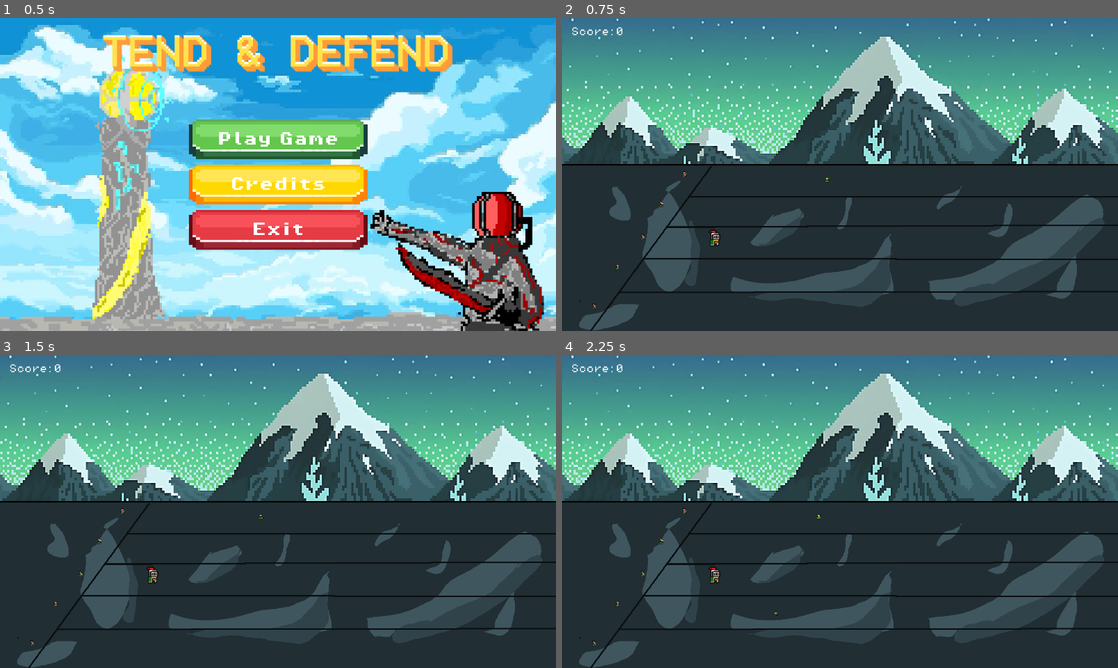
Above: before the commit, frames 1-4 (two rows, left to right).
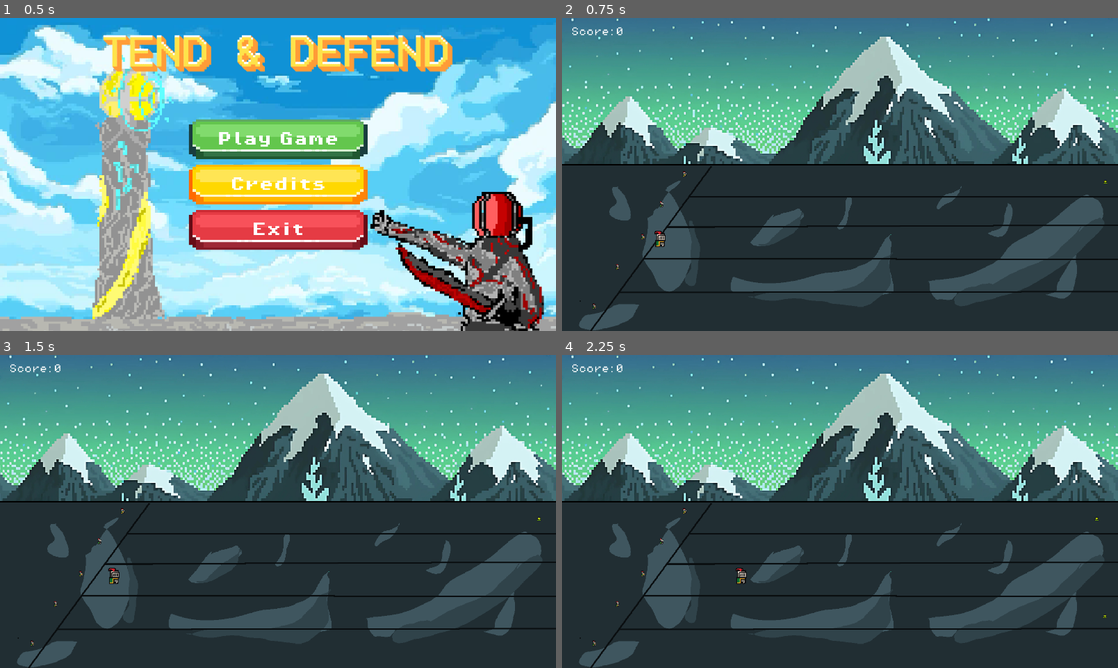
Above: after the commit, the same moments.

Repository: varun22/ECS179-FinalProject
Game: Godot game, scene res://scenes/menu.tscn
Two runs of this game, one before a commit and one after it. Both use one fixed random seed, a clock stepped at 60 frames per second and the inputs below.
Inputs:
- Up to frame 1 (0.5 s): no input
- Up to frame 2 (0.75 s): click "Play Game" at 0.5 s
- Up to frame 3 (1.5 s): tap Enter (ui_accept) at 1.25 s; hold Right (ui_right) from 1.28 s (still down); tap Space (attack, bound only after the commit) at 1.35 s
- Up to frame 4 (2.25 s): keep holding Right (ui_right); tap Enter (ui_accept) at 1.52 s; tap Space (attack, bound only after the commit) at 2.1 s

Frame 1 is identical in both runs. In frame 2, 0.2% of the frame differs, in the area x 16-99%, y 51-74%; in frame 3, 0.2%; in frame 4, 0.2%, in the area x 26-98%, y 51-84%.

Commit message:
added player movement and attack

Diff:
--- a/tend&defend/project.godot
+++ b/tend&defend/project.godot
@@ -23,6 +23,40 @@
 window/stretch/mode="viewport"
 window/stretch/aspect="expand"
 
+[input]
+
+move_right={
+"deadzone": 0.5,
+"events": [Object(InputEventKey,"resource_local_to_scene":false,"resource_name":"","device":-1,"window_id":0,"alt_pressed":false,"shift_pressed":false,"ctrl_pressed":false,"meta_pressed":false,"pressed":false,"keycode":0,"physical_keycode":4194321,"key_label":0,"unicode":0,"location":0,"echo":false,"script":null)
+, Object(InputEventKey,"resource_local_to_scene":false,"resource_name":"","device":-1,"window_id":0,"alt_pressed":false,"shift_pressed":false,"ctrl_pressed":false,"meta_pressed":false,"pressed":false,"keycode":0,"physical_keycode":68,"key_label":0,"unicode":100,"location":0,"echo":false,"script":null)
+]
+}
+move_left={
+"deadzone": 0.5,
+"events": [Object(InputEventKey,"resource_local_to_scene":false,"resource_name":"","device":-1,"window_id":0,"alt_pressed":false,"shift_pressed":false,"ctrl_pressed":false,"meta_pressed":false,"pressed":false,"keycode":0,"physical_keycode":4194319,"key_label":0,"unicode":0,"location":0,"echo":false,"script":null)
+, Object(InputEventKey,"resource_local_to_scene":false,"resource_name":"","device":-1,"window_id":0,"alt_pressed":false,"shift_pressed":false,"ctrl_pressed":false,"meta_pressed":false,"pressed":false,"keycode":0,"physical_keycode":65,"key_label":0,"unicode":97,"location":0,"echo":false,"script":null)
+]
+}
+move_down={
+"deadzone": 0.5,
+"events": [Object(InputEventKey,"resource_local_to_scene":false,"resource_name":"","device":-1,"window_id":0,"alt_pressed":false,"shift_pressed":false,"ctrl_pressed":false,"meta_pressed":false,"pressed":false,"keycode":0,"physical_keycode":4194322,"key_label":0,"unicode":0,"location":0,"echo":false,"script":null)
+, Object(InputEventKey,"resource_local_to_scene":false,"resource_name":"","device":-1,"window_id":0,"alt_pressed":false,"shift_pressed":false,"ctrl_pressed":false,"meta_pressed":false,"pressed":false,"keycode":0,"physical_keycode":83,"key_label":0,"unicode":115,"location":0,"echo":false,"script":null)
+]
+}
+move_up={
+"deadzone": 0.5,
+"events": [Object(InputEventKey,"resource_local_to_scene":false,"resource_name":"","device":-1,"window_id":0,"alt_pressed":false,"shift_pressed":false,"ctrl_pressed":false,"meta_pressed":false,"pressed":false,"keycode":0,"physical_keycode":87,"key_label":0,"unicode":119,"location":0,"echo":false,"script":null)
+, Object(InputEventKey,"resource_local_to_scene":false,"resource_name":"","device":-1,"window_id":0,"alt_pressed":false,"shift_pressed":false,"ctrl_pressed":false,"meta_pressed":false,"pressed":false,"keycode":0,"physical_keycode":4194320,"key_label":0,"unicode":0,"location":0,"echo":false,"script":null)
+]
+}
+attack={
+"deadzone": 0.5,
+"events": [Object(InputEventKey,"resource_local_to_scene":false,"resource_name":"","device":-1,"window_id":0,"alt_pressed":false,"shift_pressed":false,"ctrl_pressed":false,"meta_pressed":false,"pressed":false,"keycode":0,"physical_keycode":32,"key_label":0,"unicode":32,"location":0,"echo":false,"script":null)
+, Object(InputEventKey,"resource_local_to_scene":false,"resource_name":"","device":-1,"window_id":0,"alt_pressed":false,"shift_pressed":false,"ctrl_pressed":false,"meta_pressed":false,"pressed":false,"keycode":0,"physical_keycode":4194309,"key_label":0,"unicode":0,"location":0,"echo":false,"script":null)
+, Object(InputEventMouseButton,"resource_local_to_scene":false,"resource_name":"","device":-1,"window_id":0,"alt_pressed":false,"shift_pressed":false,"ctrl_pressed":false,"meta_pressed":false,"button_mask":1,"position":Vector2(203, 4),"global_position":Vector2(212, 50),"factor":1.0,"button_index":1,"canceled":false,"pressed":true,"double_click":false,"script":null)
+]
+}
+
 [rendering]
 
 textures/canvas_textures/default_texture_filter=0
--- a/tend&defend/scenes/enemy.tscn
+++ b/tend&defend/scenes/enemy.tscn
@@ -1,7 +1,9 @@
-[gd_scene load_steps=9 format=3 uid="uid://uee07313050q"]
+[gd_scene load_steps=13 format=3 uid="uid://uee07313050q"]
 
 [ext_resource type="Script" path="res://scripts/enemy.gd" id="1_dytbo"]
 [ext_resource type="Texture2D" uid="uid://d3lp1v1ldjimh" path="res://assets/placeholder assets/slime_green.png" id="1_qqrkb"]
+[ext_resource type="Script" path="res://scripts/hurt_box.gd" id="3_uvxfs"]
+[ext_resource type="Script" path="res://scripts/hit_box.gd" id="4_30wvc"]
 
 [sub_resource type="AtlasTexture" id="AtlasTexture_cm2w8"]
 atlas = ExtResource("1_qqrkb")
@@ -42,7 +44,15 @@
 [sub_resource type="RectangleShape2D" id="RectangleShape2D_oo0ld"]
 size = Vector2(14, 12)
 
+[sub_resource type="RectangleShape2D" id="RectangleShape2D_2xfe4"]
+size = Vector2(14, 12)
+
+[sub_resource type="RectangleShape2D" id="RectangleShape2D_6u77t"]
+size = Vector2(14, 15)
+
 [node name="Enemy" type="CharacterBody2D"]
+collision_layer = 2
+collision_mask = 3
 script = ExtResource("1_dytbo")
 
 [node name="AnimatedSprite2D" type="AnimatedSprite2D" parent="."]
@@ -51,3 +61,19 @@
 [node name="CollisionShape2D" type="CollisionShape2D" parent="."]
 position = Vector2(0, 6)
 shape = SubResource("RectangleShape2D_oo0ld")
+
+[node name="HurtBox" type="Area2D" parent="."]
+collision_layer = 0
+collision_mask = 8
+script = ExtResource("3_uvxfs")
+
+[node name="CollisionShape2D" type="CollisionShape2D" parent="HurtBox"]
+position = Vector2(0, 6)
+shape = SubResource("RectangleShape2D_2xfe4")
+
+[node name="HitBox" type="Area2D" parent="."]
+script = ExtResource("4_30wvc")
+
+[node name="CollisionShape2D" type="CollisionShape2D" parent="HitBox"]
+position = Vector2(-14, 4.5)
+shape = SubResource("RectangleShape2D_6u77t")
--- a/tend&defend/scenes/player.tscn
+++ b/tend&defend/scenes/player.tscn
@@ -1,7 +1,9 @@
-[gd_scene load_steps=17 format=3 uid="uid://c1lx1llaevewm"]
+[gd_scene load_steps=21 format=3 uid="uid://c1lx1llaevewm"]
 
 [ext_resource type="Script" path="res://scripts/player.gd" id="1_bti5u"]
 [ext_resource type="Texture2D" uid="uid://d2yk2p0inqd7c" path="res://assets/placeholder assets/knight.png" id="1_cljg5"]
+[ext_resource type="Script" path="res://scripts/hit_box.gd" id="3_kh3lg"]
+[ext_resource type="Script" path="res://scripts/hurt_box.gd" id="4_t6hl7"]
 
 [sub_resource type="AtlasTexture" id="AtlasTexture_fey8d"]
 atlas = ExtResource("1_cljg5")
@@ -103,6 +105,12 @@
 [sub_resource type="RectangleShape2D" id="RectangleShape2D_imwne"]
 size = Vector2(13, 20)
 
+[sub_resource type="RectangleShape2D" id="RectangleShape2D_wj0x2"]
+size = Vector2(16.5, 14)
+
+[sub_resource type="RectangleShape2D" id="RectangleShape2D_ey3hs"]
+size = Vector2(13, 20)
+
 [node name="Player" type="CharacterBody2D"]
 script = ExtResource("1_bti5u")
 
@@ -114,3 +122,22 @@
 [node name="CollisionShape2D" type="CollisionShape2D" parent="."]
 position = Vector2(-0.5, 3)
 shape = SubResource("RectangleShape2D_imwne")
+
+[node name="HitBox" type="Area2D" parent="."]
+collision_layer = 0
+collision_mask = 8
+script = ExtResource("3_kh3lg")
+
+[node name="CollisionShape2D" type="CollisionShape2D" parent="HitBox"]
+position = Vector2(14.75, 6)
+shape = SubResource("RectangleShape2D_wj0x2")
+disabled = true
+
+[node name="HurtBox" type="Area2D" parent="."]
+collision_layer = 0
+collision_mask = 8
+script = ExtResource("4_t6hl7")
+
+[node name="CollisionShape2D" type="CollisionShape2D" parent="HurtBox"]
+position = Vector2(-0.5, 3)
+shape = SubResource("RectangleShape2D_ey3hs")
--- a/tend&defend/scenes/stage1.tscn
+++ b/tend&defend/scenes/stage1.tscn
@@ -16,8 +16,10 @@
 
 [node name="Player" parent="." instance=ExtResource("1_4ps2d")]
 z_index = 1
-position = Vector2(528, 752)
+position = Vector2(340, 755)
 scale = Vector2(3, 3)
+collision_mask = 3
+motion_mode = 1
 
 [node name="Background" type="Sprite2D" parent="."]
 position = Vector2(960, 504)
@@ -43,19 +45,19 @@
 enemy = ExtResource("5_mcqh0")
 
 [node name="EnemySpawn1" type="Node2D" parent="EnemySpawns"]
-position = Vector2(920, 552)
+position = Vector2(1880, 560)
 
 [node name="EnemySpawn2" type="Node2D" parent="EnemySpawns"]
-position = Vector2(856, 672)
+position = Vector2(1880, 670)
 
 [node name="EnemySpawn3" type="Node2D" parent="EnemySpawns"]
-position = Vector2(792, 776)
+position = Vector2(1880, 770)
 
 [node name="EnemySpawn4" type="Node2D" parent="EnemySpawns"]
-position = Vector2(744, 888)
+position = Vector2(1880, 896)
 
 [node name="EnemySpawn5" type="Node2D" parent="EnemySpawns"]
-position = Vector2(704, 1024)
+position = Vector2(1880, 1020)
 
 [node name="Turrets" type="Node" parent="."]
 
--- /dev/null
+++ b/tend&defend/scripts/commands/attack_command.gd
@@ -0,0 +1,7 @@
+class_name AttackCommand
+extends Command
+
+
+func execute(character: Player) -> Status:
+	character.attacking = true
+	return Status.DONE
--- /dev/null
+++ b/tend&defend/scripts/commands/command.gd
@@ -0,0 +1,10 @@
+class_name Command
+
+enum Status {
+	ACTIVE,
+	DONE,
+	ERROR,
+}
+
+func execute(_character: Player) -> Status:
+	return Status.DONE
--- /dev/null
+++ b/tend&defend/scripts/commands/idle_command.gd
@@ -0,0 +1,6 @@
+class_name IdleCommand
+extends Command
+
+func execute(character: Player) -> Status:
+	character.velocity.x = 0
+	return Status.DONE
--- /dev/null
+++ b/tend&defend/scripts/commands/move_left_command.gd
@@ -0,0 +1,10 @@
+class_name MoveLeftCommand
+extends Command
+
+
+func execute(character: Player) -> Status:
+	var input = -1 * character.SPEED
+	character.velocity.x = input
+	#character.sprite.flip_h = true
+	character.change_facing(Player.Facing.LEFT)
+	return Status.DONE
--- /dev/null
+++ b/tend&defend/scripts/commands/move_right_command.gd
@@ -0,0 +1,10 @@
+class_name MoveRightCommand
+extends Command
+
+
+func execute(character: Player) -> Status:
+	var input = character.SPEED
+	character.velocity.x = input
+	#character.sprite.flip_h = false
+	character.change_facing(Player.Facing.RIGHT)
+	return Status.DONE
--- a/tend&defend/scripts/enemy.gd
+++ b/tend&defend/scripts/enemy.gd
@@ -15,13 +15,21 @@
 
 # Called every frame. 'delta' is the elapsed time since the previous frame.
 func _process(delta: float) -> void:
+	move_and_slide()
+
 	self.global_position.x -= speed * delta
 	#print(speed * delta)
 	if self.global_position.x < 10:
-		print("Enemy has made reach the end")
+		print("Enemy has reached the end")
 		#Delete this later! This is just for testing UI
 		_enemy_died()
 
+		queue_free()
+
+func take_damage(damage:int) -> void:
+	health -= damage
+	if 0 >= health:
+		_enemy_died()
 		queue_free()
 
 func _enemy_died() -> void:
--- /dev/null
+++ b/tend&defend/scripts/hit_box.gd
@@ -0,0 +1,14 @@
+class_name HitBox
+extends Area2D
+
+
+@export var damage:int = 50
+
+func _init() -> void:
+	collision_layer = 0
+	collision_mask = 8
+	area_entered.connect(_on_area_entered)
+
+func _on_area_entered(hurtbox:HurtBox) -> void:
+	if hurtbox.get_owner().has_method("take_damage"):
+		hurtbox.owner.take_damage(damage)
--- /dev/null
+++ b/tend&defend/scripts/hurt_box.gd
@@ -0,0 +1,13 @@
+class_name HurtBox
+extends Area2D
+
+var damage:int
+
+func _init() -> void:
+	collision_layer = 8
+	collision_mask = 0
+	area_entered.connect(_on_area_entered)
+
+func _on_area_entered(hitbox:HitBox) -> void:
+	if owner.has_method("take_damage"):
+		owner.take_damage(damage)
--- a/tend&defend/scripts/player.gd
+++ b/tend&defend/scripts/player.gd
@@ -3,9 +3,90 @@
 
 const SPEED = 300.0
 const JUMP_VELOCITY = -400.0
+const MAX_X: float = 1880.0
+const HEALTH: float = 100.0
+
+var y_positions: Array = [540, 650, 755, 870, 980]
+var current_y_index: int = 2
+var current_health: float = 100.0
+var _dead: bool = false
+
+@onready var sprite:Sprite2D = $Sprite2D
+
+enum Facing {
+	LEFT,
+	RIGHT,
+}
+var right_cmd : Command
+var left_cmd : Command
+var up_cmd : Command
+var down_cmd : Command
+var idle: Command
+var attack : Command
+
+var facing:Facing = Facing.RIGHT
+var attacking : bool:
+	set(value):
+		attacking = value
+	get():
+		return attacking
+
+func bind_player_input_commands():
+	right_cmd = MoveRightCommand.new()
+	left_cmd = MoveLeftCommand.new()
+	attack = AttackCommand.new()
+	idle = IdleCommand.new()
+
+func _ready():
+	current_health = HEALTH
+	bind_player_input_commands()
+
+
+func change_facing(new_facing:Facing) -> void:
+	facing = new_facing
+
+func move_up():
+	if current_y_index > 0:
+		current_y_index -= 1
+		global_position.y = y_positions[current_y_index]
+		global_position.x += 77
+
+func move_down():
+	if current_y_index < y_positions.size() - 1:
+		current_y_index += 1
+		global_position.y = y_positions[current_y_index]
+		global_position.x -= 77
+
 
 func _physics_process(delta: float) -> void:
-	pass
+	move_and_slide()
+
+	var move_input = Input.get_action_strength("move_right") - Input.get_action_strength("move_left")
+
+	var min_x = 340 - (current_y_index - 2) * 77
+
+	if move_input > 0.1:
+		right_cmd.execute(self)
+	elif move_input < -0.1:
+		left_cmd.execute(self)
+	else:
+		idle.execute(self)
+
+	if Input.is_action_just_pressed("attack"):
+		attack.execute(self)
+
+	self.global_position.x = clamp(self.global_position.x, min_x, MAX_X)
+
+	if Input.is_action_just_pressed("move_up"):
+		move_up()
+	elif Input.is_action_just_pressed("move_down"):
+		move_down()
+
+func take_damage(damage:int) -> void:
+	current_health -= damage
+	if 0 >= current_health:
+		_dead = true
+
 	## Add the gravity.
 	#if not is_on_floor():
 		#velocity += get_gravity() * delta
